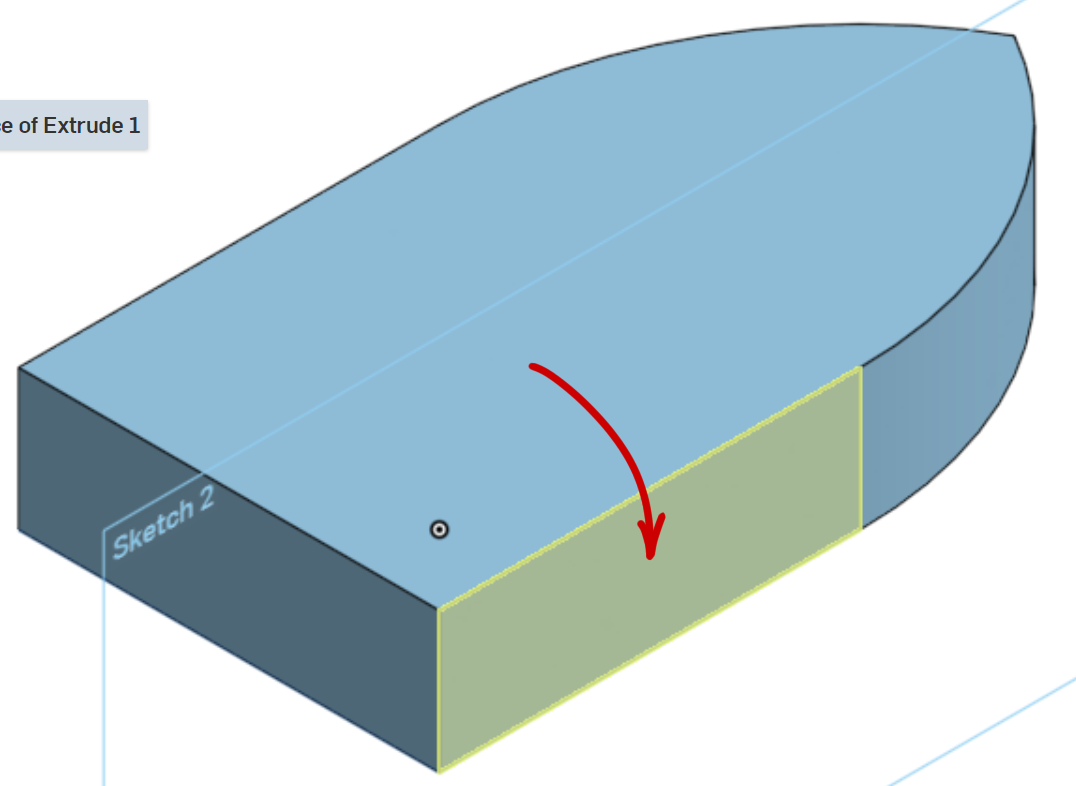
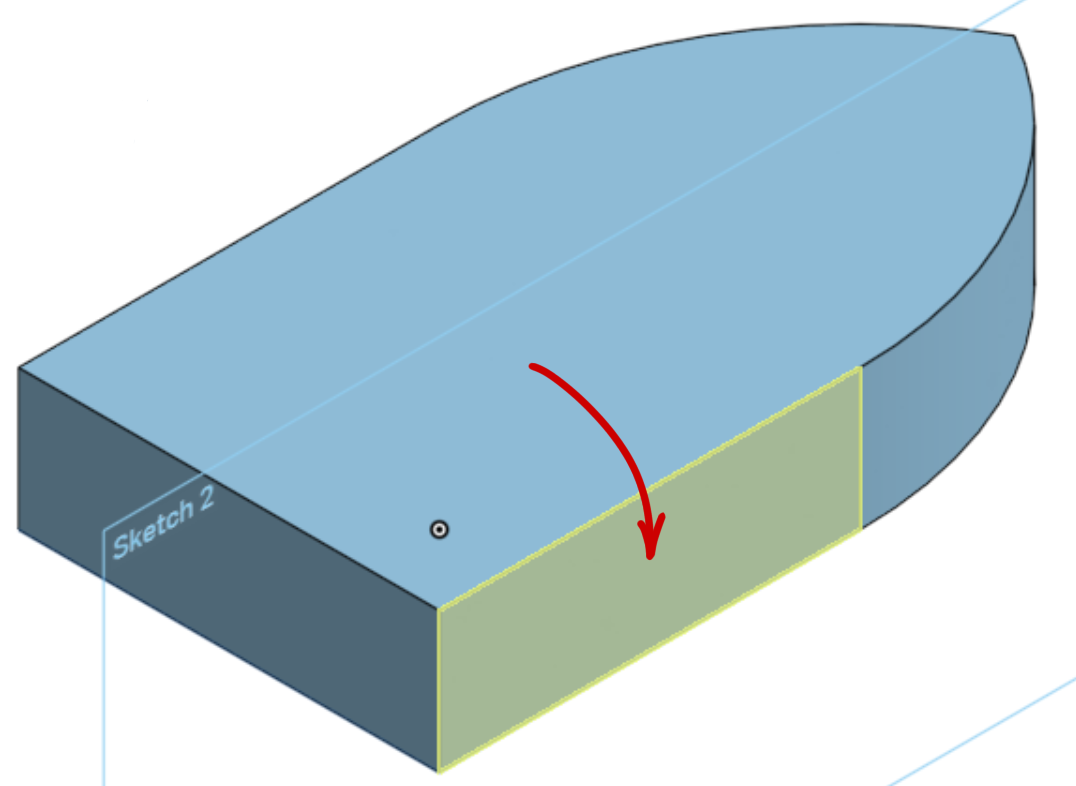
Revision of a layered 1076 × 786 image; what changed, layer by layer:
painted on "Paint Layer 1" over [0, 99, 151, 154]
painted on "Background" over [0, 99, 151, 154]
